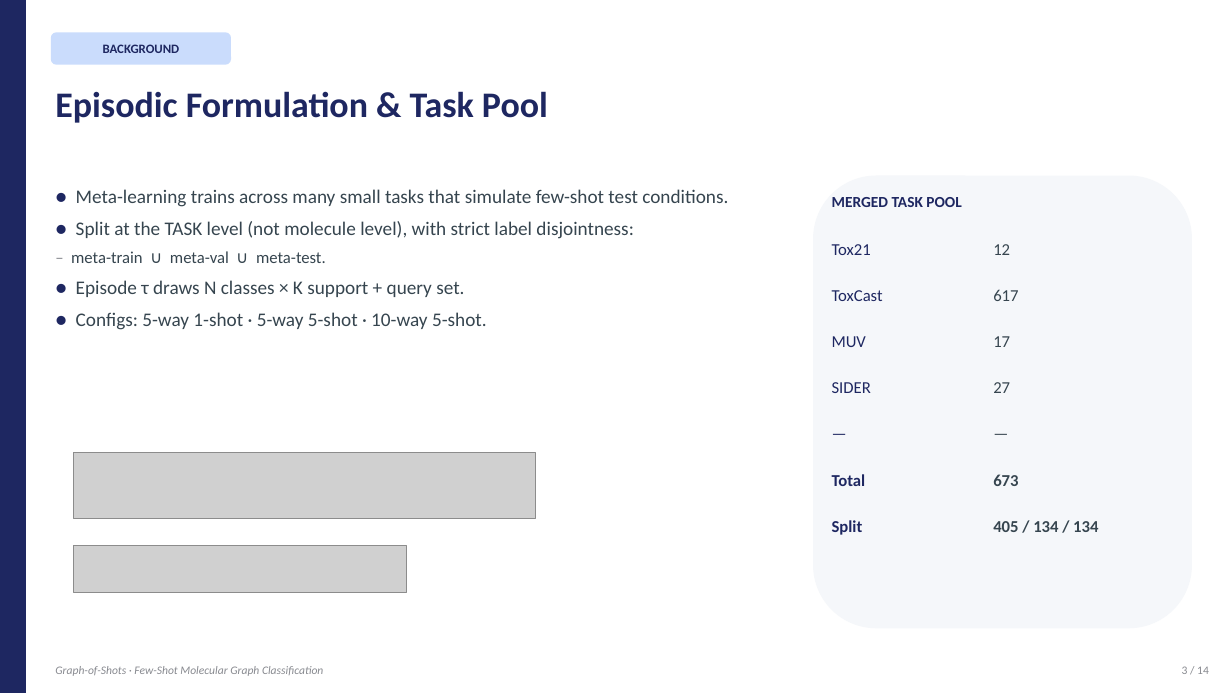
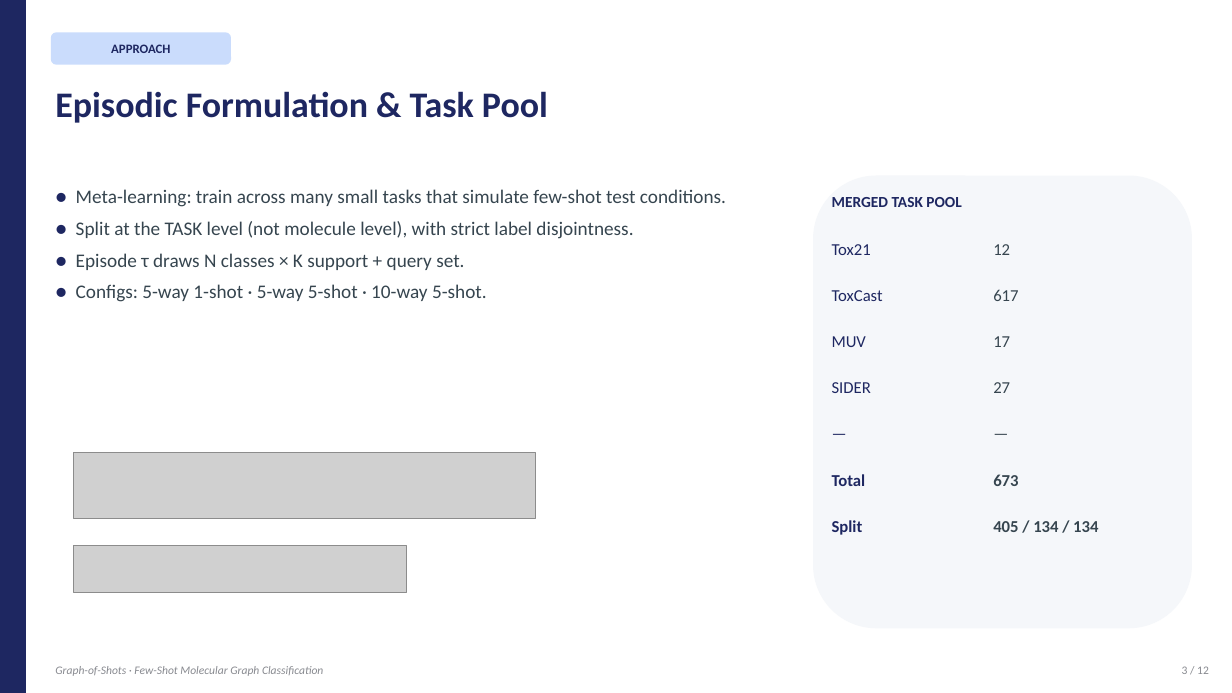
Before and after one commit to BDeMo/proj-mol, a slide deck: slide 3 of presentation/Graph-of-Shots.pptx. Drawn at 1232x693 pixels with LibreOffice and Linux fonts; fonts in the diff are those of the drawing; grey boxes stand for pictures. Boxes give left, top, right and bottom in pixels: in the first picture for what was removed or moved away, otherwise in the second. Text is boxed around its words. In the diff, an @@ line names an element or a change of style, - is before the commit and + after.

```diff
--- a/presentation/Graph-of-Shots.pptx
+++ b/presentation/Graph-of-Shots.pptx
@@ text in rounded rectangle at box(111, 44, 170, 53): text changed @@
-BACKGROUND
+APPROACH
@@ text at box(76, 189, 726, 239): text changed @@
-● Meta-learning trains across many small tasks that simulate few-shot test conditions.
-● Split at the TASK level (not molecule level), with strict label disjointness:
-– meta-train ∪ meta-val ∪ meta-test.
+● Meta-learning: train across many small tasks that simulate few-shot test conditions.
+● Split at the TASK level (not molecule level), with strict label disjointness.
@@ text at box(1182, 666, 1209, 674): text changed @@
-3 / 14
+3 / 12
```
Also in this commit, not shown: 7 other slides changed, 2 slides added, 4 slides removed, 3 other files.
